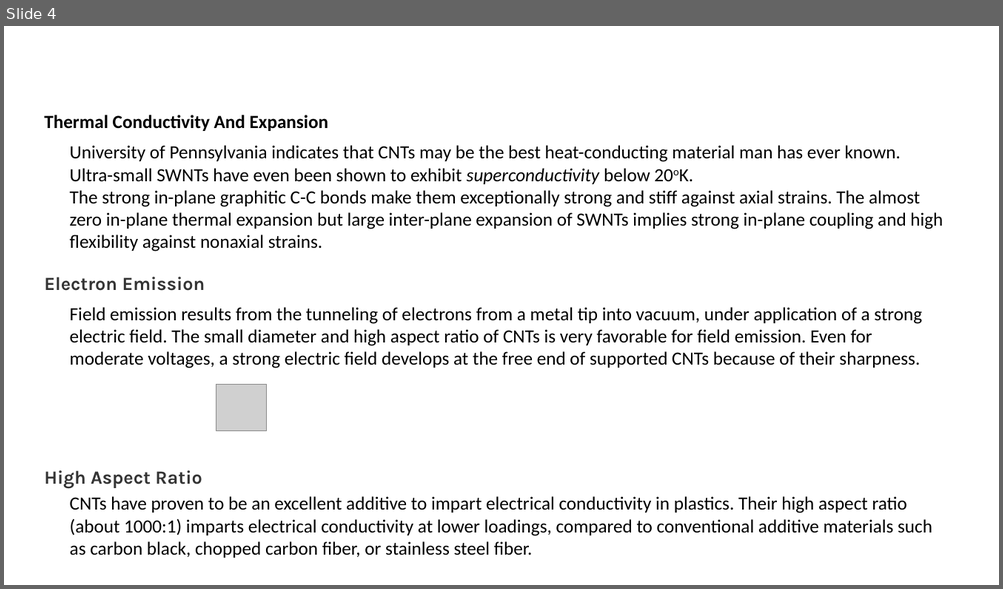
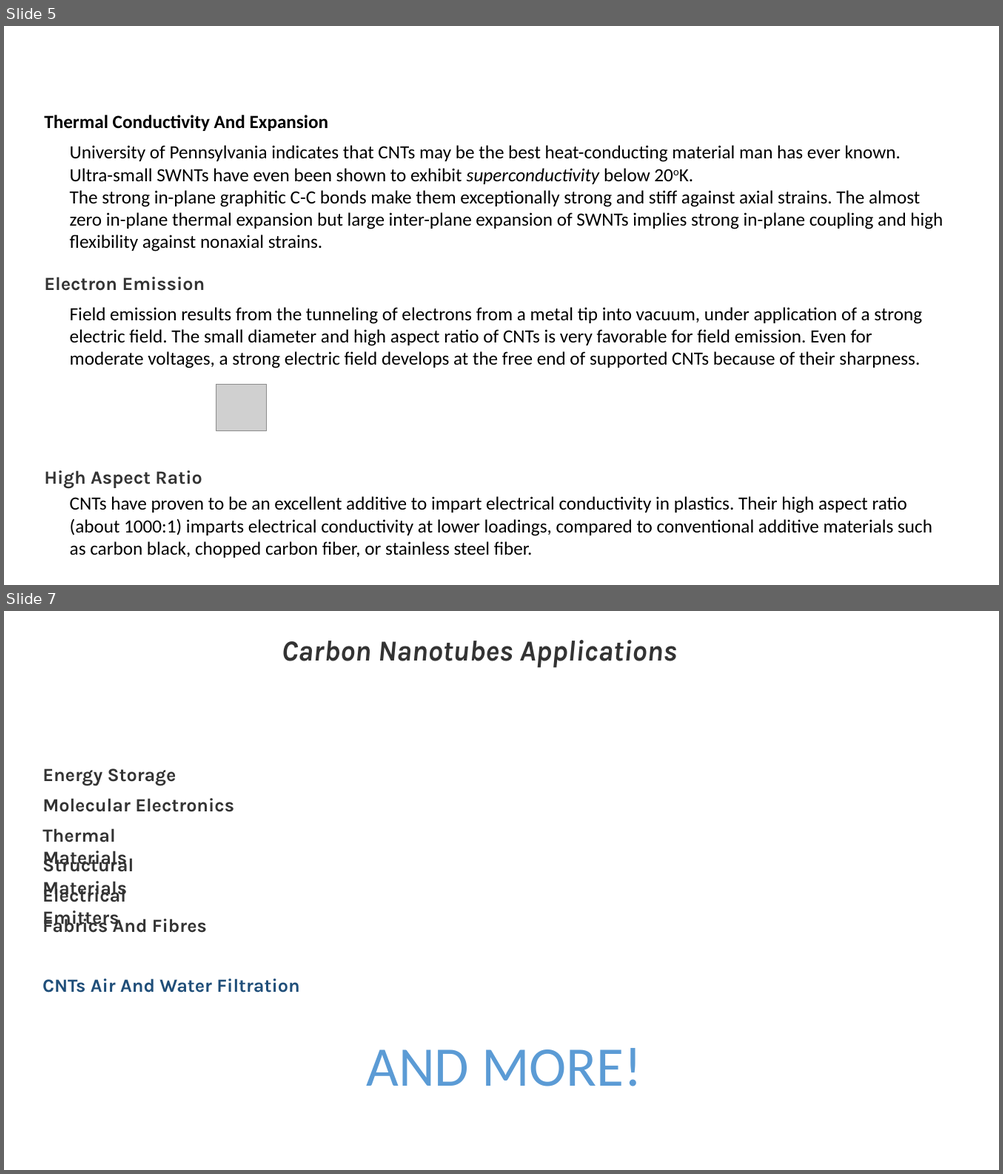
Before and after one commit to satmee/Water-pollution, a slide deck: shahil.pptx. Shown one above the other, each under a label of ours: slide 4 before the commit, slides 5 and 7 after it; the slides between them are not shown. The pictures are 1003x589 and 1003x1174 pixels, drawn with LibreOffice and Linux fonts; fonts in the diff are those of the drawing; grey boxes stand for pictures. Boxes give left, top, right and bottom in pixels: in the first picture for what was removed or moved away, otherwise in the second. Text is boxed around its words. In the diff, an @@ line names an element or a change of style, - is before the commit and + after.

Commit message:
A bit progress on CNT

```diff
--- a/shahil.pptx
+++ b/shahil.pptx
@@ slide 7 added at (4,611,999,1170), background #FFFFFF @@
@@ text added at (282,640,677,668), 28 pt, text #333333, bold, italic @@
+Carbon Nanotubes Applications
@@ text added at (42,769,176,786), 18 pt, text #333333, bold @@
+Energy Storage
@@ text added at (42,798,234,812), 18 pt, text #333333, bold @@
+Molecular Electronics
@@ text added at (42,829,127,869), 18 pt, text #333333, bold @@
+Thermal Materials
@@ text added at (42,855,134,899), 18 pt, text #333333, bold @@
+Structural Materials
@@ text added at (42,886,126,929), 18 pt, text #333333, bold @@
+Electrical Emitters
@@ text added at (42,915,207,933), 18 pt, text #333333, bold @@
+Fabrics And Fibres
@@ text added at (42,979,299,993), 18 pt, text #1F4E79, bold @@
+CNTs Air And Water Filtration
@@ text added at (366,1048,642,1087), 54 pt, text #5B9BD5 @@
+AND MORE!
@@ what was slide 4 is now slide 5 @@
```
Also in this commit, not shown: 3 other slides added, 1 slide removed.
